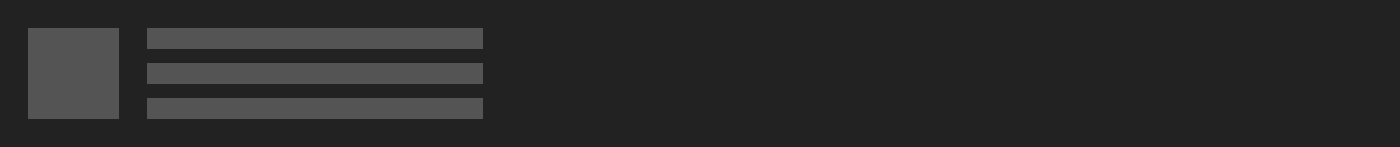
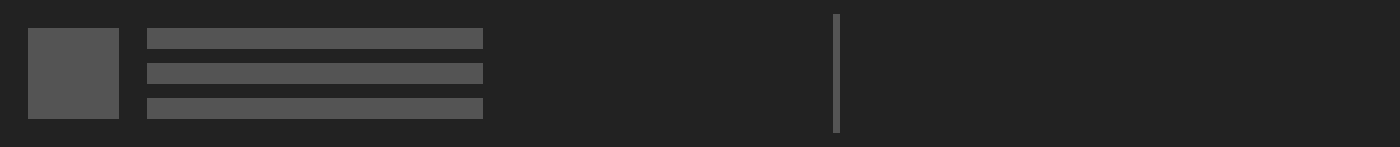
Layers edited between the first and the second 1400px x 147px image:
added layer "divider" above "health" over [833, 14, 840, 133]
